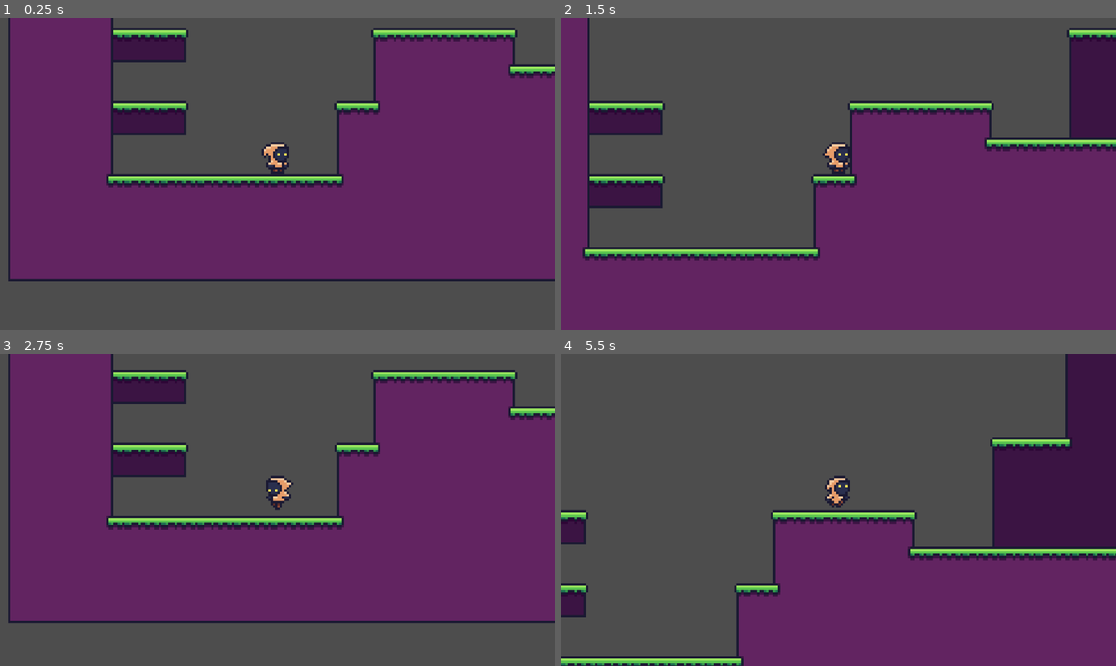
Above: before the commit, frames 1-4 (two rows, left to right).
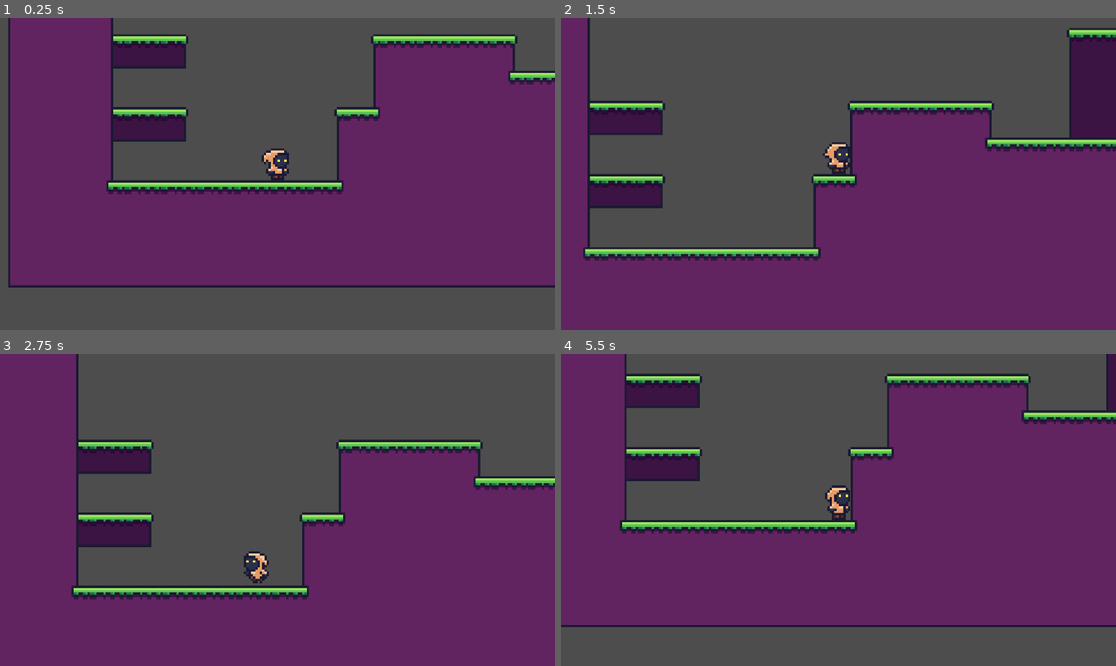
Above: after the commit, the same moments.

Repository: Greeper-T/godotTestProject2DRougePlatformer
Game: Godot game, scene res://assets/scenes/playable/area_1.tscn
Same seed, same stepped clock (60 frames per second), same inputs: the game is played once before the commit and once after it.
Inputs:
- Up to frame 1 (0.25 s): no input
- Up to frame 2 (1.5 s): hold Space (jump) 0.53-1.28 s; hold D (moveRight) from 0.53 s (still down); tap Shift (sprint) at 1.35 s
- Up to frame 3 (2.75 s): tap Space (jump) at 1.52, 1.55, 1.82 s; release D (moveRight) at 2.03 s; hold A (moveLeft) from 2.03 s (still down); hold Space (jump) from 2.03 s (still down)
- Up to frame 4 (5.5 s): release A (moveLeft) at 2.78 s; release Space (jump) at 2.78 s; hold D (moveRight) 2.78-4.28 s; tap Shift (sprint) at 2.85, 4.35 s; tap Space (jump) at 3.02, 3.05, 3.32, 4.52, 4.55, 4.82 s; hold Space (jump) 3.53-4.28 s; hold A (moveLeft) 4.28-5.03 s; hold D (moveRight) from 5.03 s (still down); hold Space (jump) from 5.03 s (still down)

The runs differ from the first frame. In frame 1, 10% of the frame differs, in the area x 1-100%, y 3-87%; in frame 2, 0.4%; in frame 3, 44%; in frame 4, 58%, in the area x 0-100%, y 0-100%.

Commit message:
go down in platform

Diff:
--- a/2dgametestproject/assets/scenes/playable/area_1.tscn
+++ b/2dgametestproject/assets/scenes/playable/area_1.tscn
@@ -164,16 +164,16 @@
 0:4/0 = 0
 0:4/0/terrain_set = 0
 0:4/0/terrain = 1
-0:4/0/physics_layer_0/polygon_0/points = PackedVector2Array(-8, -8, 8, -8, 8, -4, -8, -4)
-0:4/0/physics_layer_0/polygon_0/one_way = true
+0:4/0/physics_layer_1/polygon_0/points = PackedVector2Array(-8, -8, 8, -8, 8, -4, -8, -4)
+0:4/0/physics_layer_1/polygon_0/one_way = true
 0:4/0/terrains_peering_bit/right_side = 1
 0:4/0/terrains_peering_bit/bottom_right_corner = 1
 0:4/0/terrains_peering_bit/bottom_side = 1
 1:4/0 = 0
 1:4/0/terrain_set = 0
 1:4/0/terrain = 1
-1:4/0/physics_layer_0/polygon_0/points = PackedVector2Array(-8, -8, 8, -8, 8, -4, -8, -4)
-1:4/0/physics_layer_0/polygon_0/one_way = true
+1:4/0/physics_layer_1/polygon_0/points = PackedVector2Array(-8, -8, 8, -8, 8, -4, -8, -4)
+1:4/0/physics_layer_1/polygon_0/one_way = true
 1:4/0/terrains_peering_bit/right_side = 1
 1:4/0/terrains_peering_bit/bottom_right_corner = 1
 1:4/0/terrains_peering_bit/bottom_side = 1
@@ -182,16 +182,16 @@
 2:4/0 = 0
 2:4/0/terrain_set = 0
 2:4/0/terrain = 1
-2:4/0/physics_layer_0/polygon_0/points = PackedVector2Array(-8, -8, 8, -8, 8, -4, -8, -4)
-2:4/0/physics_layer_0/polygon_0/one_way = true
+2:4/0/physics_layer_1/polygon_0/points = PackedVector2Array(-8, -8, 8, -8, 8, -4, -8, -4)
+2:4/0/physics_layer_1/polygon_0/one_way = true
 2:4/0/terrains_peering_bit/bottom_side = 1
 2:4/0/terrains_peering_bit/bottom_left_corner = 1
 2:4/0/terrains_peering_bit/left_side = 1
 3:4/0 = 0
 3:4/0/terrain_set = 0
 3:4/0/terrain = 1
-3:4/0/physics_layer_0/polygon_0/points = PackedVector2Array(-8, -8, 8, -8, 8, -4, -8, -4)
-3:4/0/physics_layer_0/polygon_0/one_way = true
+3:4/0/physics_layer_1/polygon_0/points = PackedVector2Array(-8, -8, 8, -8, 8, -4, -8, -4)
+3:4/0/physics_layer_1/polygon_0/one_way = true
 3:4/0/terrains_peering_bit/bottom_side = 1
 4:4/0 = 0
 4:4/0/terrain_set = 0
@@ -249,6 +249,8 @@
 4:5/0/terrain_set = 0
 4:5/0/terrain = 1
 4:5/0/physics_layer_0/polygon_0/points = PackedVector2Array(4, -8, 8, -8, 8, -4, 4, -4)
+4:5/0/physics_layer_1/polygon_0/points = PackedVector2Array(4, -8, 8, -8, 8, -4, 4, -4)
+4:5/0/physics_layer_1/polygon_0/one_way = true
 4:5/0/terrains_peering_bit/right_side = 1
 4:5/0/terrains_peering_bit/bottom_right_corner = 1
 4:5/0/terrains_peering_bit/bottom_side = 1
@@ -260,6 +262,8 @@
 5:5/0/terrain_set = 0
 5:5/0/terrain = 1
 5:5/0/physics_layer_0/polygon_0/points = PackedVector2Array(-8, -8, -4, -8, -4, -4, -8, -4)
+5:5/0/physics_layer_1/polygon_0/points = PackedVector2Array(-8, -8, -4, -8, -4, -4, -8, -4)
+5:5/0/physics_layer_1/polygon_0/one_way = true
 5:5/0/terrains_peering_bit/right_side = 1
 5:5/0/terrains_peering_bit/bottom_right_corner = 1
 5:5/0/terrains_peering_bit/bottom_side = 1
@@ -294,30 +298,31 @@
 0:7/0 = 0
 0:7/0/terrain_set = 0
 0:7/0/terrain = 1
-0:7/0/physics_layer_0/polygon_0/points = PackedVector2Array(-8, -8, 8, -8, 8, -4, -8, -4, -8, -4)
-0:7/0/physics_layer_0/polygon_0/one_way = true
+0:7/0/physics_layer_1/polygon_0/points = PackedVector2Array(-8, -8, 8, -8, 8, -4, -8, -4)
+0:7/0/physics_layer_1/polygon_0/one_way = true
 0:7/0/terrains_peering_bit/right_side = 1
 1:7/0 = 0
 1:7/0/terrain_set = 0
 1:7/0/terrain = 1
-1:7/0/physics_layer_0/polygon_0/points = PackedVector2Array(-8, -8, 8, -8, 8, -4, -8, -4, -8, -4)
-1:7/0/physics_layer_0/polygon_0/one_way = true
+1:7/0/physics_layer_1/polygon_0/points = PackedVector2Array(-8, -8, 8, -8, 8, -4, -8, -4)
+1:7/0/physics_layer_1/polygon_0/one_way = true
 1:7/0/terrains_peering_bit/right_side = 1
 1:7/0/terrains_peering_bit/left_side = 1
 2:7/0 = 0
 2:7/0/terrain_set = 0
 2:7/0/terrain = 1
-2:7/0/physics_layer_0/polygon_0/points = PackedVector2Array(-8, -8, 8, -8, 8, -4, -8, -4, -8, -4)
-2:7/0/physics_layer_0/polygon_0/one_way = true
+2:7/0/physics_layer_1/polygon_0/points = PackedVector2Array(-8, -8, 8, -8, 8, -4, -8, -4)
+2:7/0/physics_layer_1/polygon_0/one_way = true
 2:7/0/terrains_peering_bit/left_side = 1
 3:7/0 = 0
 3:7/0/terrain_set = 0
 3:7/0/terrain = 1
-3:7/0/physics_layer_0/polygon_0/points = PackedVector2Array(-8, -8, 8, -8, 8, -4, -8, -4, -8, -4)
-3:7/0/physics_layer_0/polygon_0/one_way = true
+3:7/0/physics_layer_1/polygon_0/points = PackedVector2Array(-8, -8, 8, -8, 8, -4, -8, -4)
+3:7/0/physics_layer_1/polygon_0/one_way = true
 
 [sub_resource type="TileSet" id="TileSet_0x5rg"]
-physics_layer_0/collision_layer = 1
+physics_layer_0/collision_layer = 256
+physics_layer_1/collision_layer = 512
 terrain_set_0/mode = 0
 terrain_set_0/terrain_0/name = "ground 0"
 terrain_set_0/terrain_0/color = Color(0, 0.465978, 0.180204, 1)
--- a/2dgametestproject/assets/scenes/player.tscn
+++ b/2dgametestproject/assets/scenes/player.tscn
@@ -102,11 +102,14 @@
 height = 14.0
 
 [node name="player" type="CharacterBody2D"]
+collision_mask = 768
 script = ExtResource("1_3xbbv")
 
 [node name="Camera2D" type="Camera2D" parent="."]
 scale = Vector2(0.29676, 0.79437)
 zoom = Vector2(4.74, 4.74)
+position_smoothing_enabled = true
+position_smoothing_speed = 8.0
 
 [node name="playerAnimator" type="Node2D" parent="." node_paths=PackedStringArray("playerController", "animationPlayer", "sprite")]
 script = ExtResource("2_4y2mp")
--- a/2dgametestproject/assets/scripts/playerController.gd
+++ b/2dgametestproject/assets/scripts/playerController.gd
@@ -13,6 +13,17 @@
 
 #const SPEED = 300.0
 #const JUMP_VELOCITY = -200.0
+func _input(event: InputEvent) -> void:
+	if event.is_action_pressed("jump") and is_on_floor() and !event.is_action_pressed("moveDown"):
+		velocity.y = jumpPower * jumpMultiplier
+	elif event.is_action_pressed("jump") and jumpsLeft >= 1 and !event.is_action_pressed("moveDown"):
+		velocity.y = jumpPower * jumpMultiplier
+		jumpsLeft -= 1
+
+	if event.is_action_pressed("moveDown"):
+		set_collision_mask_value(10,false)
+	else:
+		set_collision_mask_value(10,true)
 
 
 func _physics_process(delta: float) -> void:
@@ -23,11 +34,7 @@
 		jumpsLeft = 1
 
 	# Handle jump.
-	if Input.is_action_just_pressed("jump") and is_on_floor():
-		velocity.y = jumpPower * jumpMultiplier
-	elif Input.is_action_just_pressed("jump") and jumpsLeft >= 1:
-		velocity.y = jumpPower * jumpMultiplier
-		jumpsLeft -= 1
+
 
 	if Input.is_action_pressed("sprint"):
 		speed = sprintSpeed
--- a/2dgametestproject/project.godot
+++ b/2dgametestproject/project.godot
@@ -37,6 +37,17 @@
 "events": [Object(InputEventKey,"resource_local_to_scene":false,"resource_name":"","device":-1,"window_id":0,"alt_press …(195 unchanged characters)…
 ]
 }
+moveDown={
+"deadzone": 0.5,
+"events": [Object(InputEventKey,"resource_local_to_scene":false,"resource_name":"","device":-1,"window_id":0,"alt_pressed":false,"shift_pressed":false,"ctrl_pressed":false,"meta_pressed":false,"pressed":false,"keycode":0,"physical_keycode":83,"key_label":0,"unicode":115,"location":0,"echo":false,"script":null)
+]
+}
+
+[layer_names]
+
+2d_physics/layer_1="player"
+2d_physics/layer_9="ground"
+2d_physics/layer_10="oneWayGround"
 
 [rendering]
 
